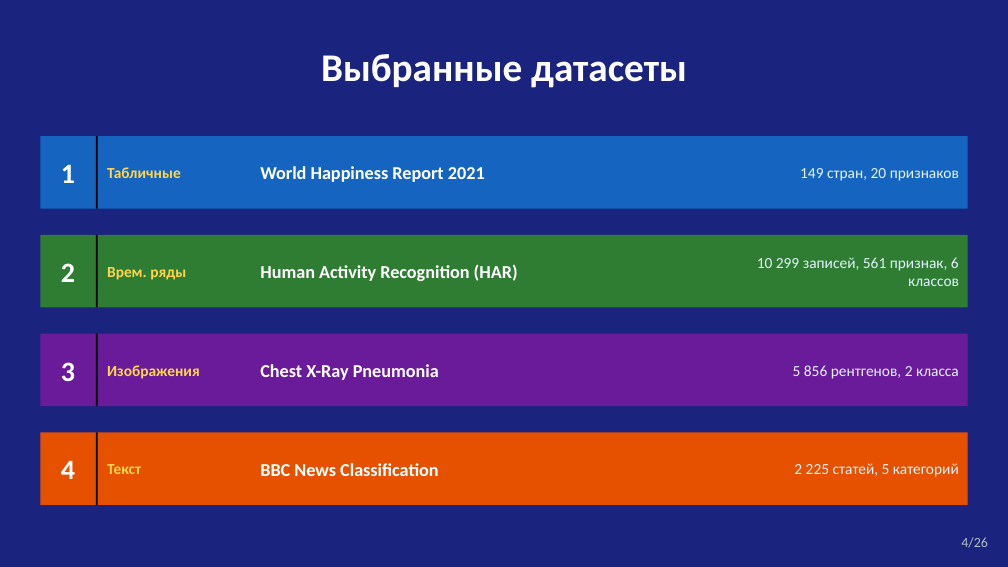
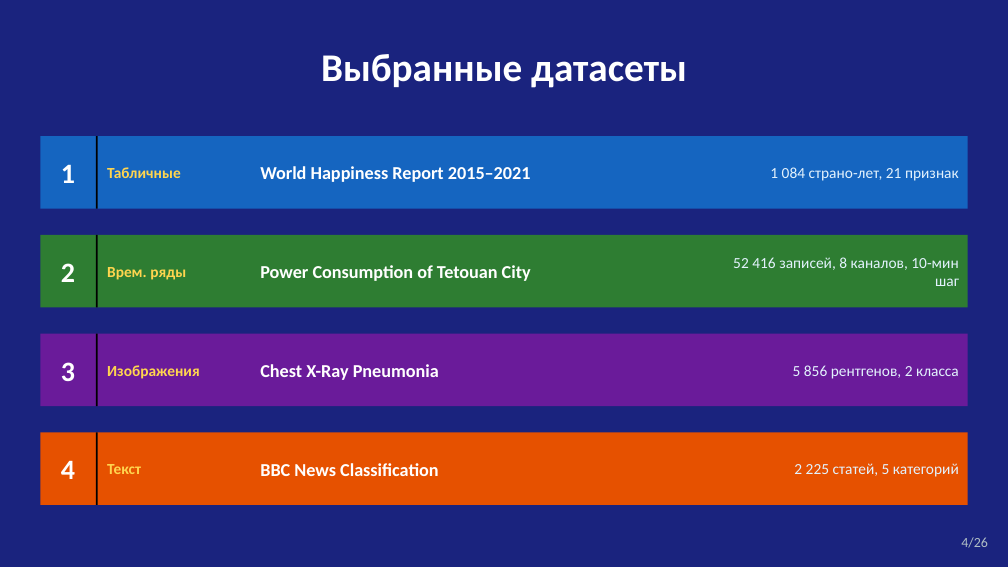
Before and after one commit to ERICSON535/coursework-data-analysis, a slide deck: slide 4 of Prezentaciya_Uryashev_ET103.pptx. Drawn at 1008x567 pixels with LibreOffice and Linux fonts; fonts in the diff are those of the drawing. Boxes give left, top, right and bottom in pixels: in the first picture for what was removed or moved away, otherwise in the second. Text is boxed around its words. In the diff, an @@ line names an element or a change of style, - is before the commit and + after.

```diff
--- a/Prezentaciya_Uryashev_ET103.pptx
+++ b/Prezentaciya_Uryashev_ET103.pptx
@@ text at box(260, 166, 531, 182): text changed @@
-World Happiness Report 2021
+World Happiness Report 2015–2021
@@ text at box(770, 167, 959, 181): text changed @@
-149 стран, 20 признаков
+1 084 страно-лет, 21 признак
@@ text at box(260, 265, 531, 281): text changed @@
-Human Activity Recognition (HAR)
+Power Consumption of Tetouan City
@@ text at box(733, 257, 959, 286): text changed @@
-10 299 записей, 561 признак, 6 классов
+52 416 записей, 8 каналов, 10-мин шаг
```
Also in this commit, not shown: 9 other slides changed, 5 slides added, 3 other files.
